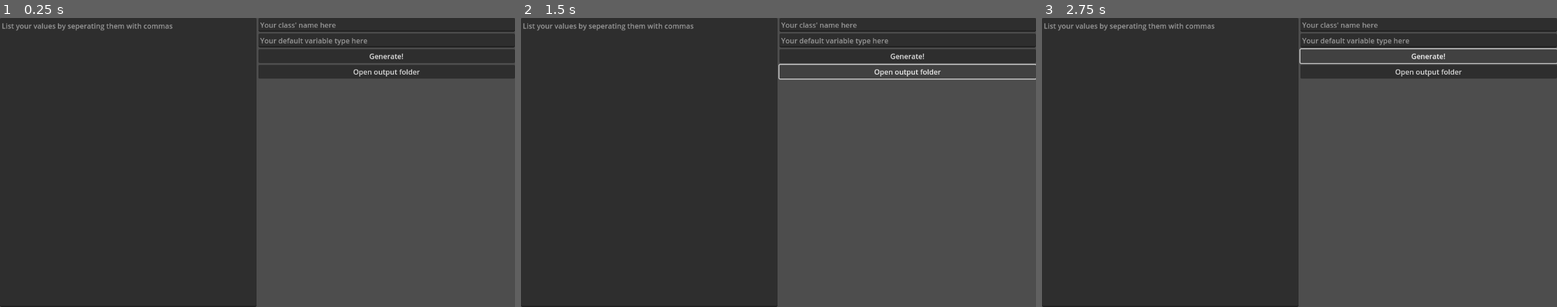
Above: before the commit, frames 1-3 (left to right).
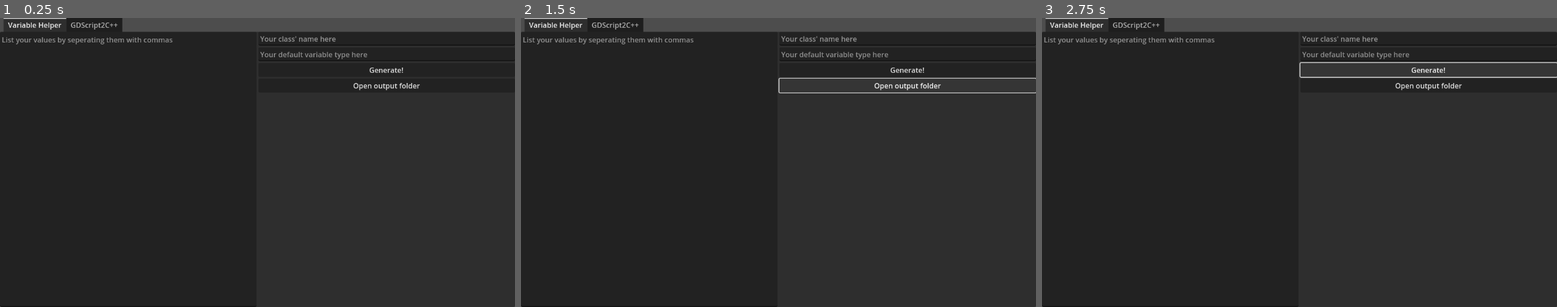
Above: after the commit, the same moments.

Repository: c08oprkiua/ModuleAssistant
Game: Godot game, scene res://scenes/gui.tscn
The game is run twice, just before and just after one commit, with the same random seed, the same clock (stepped at 60 frames per second) and the same inputs. Before the commit the project starts from res://gui.tscn.
Inputs:
- Up to frame 1 (0.25 s): no input
- Up to frame 2 (1.5 s): click "Generate!" at 0.5 s; click "Open output folder" at 1.25 s
- Up to frame 3 (2.75 s): click "Generate!" at 2 s

The runs differ from the first frame. In frame 1, 46% of the frame differs, in the area x 0-100%, y 0-100%; in frame 2, 45%; in frame 3, 47%.
Error after the commit: Invalid access to property or key 'text' on a base object of type 'null instance'. (res://scripts/variable_helper.gd:42)

Commit message:
Beginning to reorganize to add new features
Todo: GDScript to C++ converter for modules

Diff:
--- a/gui.tscn
+++ /dev/null
@@ -1,51 +0,0 @@
-[gd_scene load_steps=2 format=3 uid="uid://d08ymwie64x78"]
-
-[ext_resource type="Script" path="res://gui.gd" id="1_isxt5"]
-
-[node name="Control" type="Control"]
-layout_mode = 3
-anchors_preset = 15
-anchor_right = 1.0
-anchor_bottom = 1.0
-grow_horizontal = 2
-grow_vertical = 2
-script = ExtResource("1_isxt5")
-
-[node name="HBoxContainer" type="HBoxContainer" parent="."]
-layout_mode = 1
-anchors_preset = 15
-anchor_right = 1.0
-anchor_bottom = 1.0
-grow_horizontal = 2
-grow_vertical = 2
-
-[node name="values" type="TextEdit" parent="HBoxContainer"]
-layout_mode = 2
-size_flags_horizontal = 3
-placeholder_text = "List your values by seperating them with commas"
-wrap_mode = 1
-
-[node name="VBoxContainer" type="VBoxContainer" parent="HBoxContainer"]
-layout_mode = 2
-size_flags_horizontal = 3
-
-[node name="class" type="LineEdit" parent="HBoxContainer/VBoxContainer"]
-layout_mode = 2
-placeholder_text = "Your class' name here"
-
-[node name="def_var" type="LineEdit" parent="HBoxContainer/VBoxContainer"]
-layout_mode = 2
-placeholder_text = "Your default variable type here"
-
-[node name="generate" type="Button" parent="HBoxContainer/VBoxContainer"]
-layout_mode = 2
-text = "Generate!"
-
-[node name="output" type="Button" parent="HBoxContainer/VBoxContainer"]
-layout_mode = 2
-text = "Open output folder"
-
-[connection signal="text_changed" from="HBoxContainer/VBoxContainer/class" to="." method="_on_class_text_changed"]
-[connection signal="text_changed" from="HBoxContainer/VBoxContainer/def_var" to="." method="_on_def_var_text_changed"]
-[connection signal="pressed" from="HBoxContainer/VBoxContainer/generate" to="." method="_on_generate_pressed"]
-[connection signal="pressed" from="HBoxContainer/VBoxContainer/output" to="." method="_on_output_pressed"]
--- a/project.godot
+++ b/project.godot
@@ -11,7 +11,8 @@
 [application]
 
 config/name="Module Coding Assistant"
-run/main_scene="res://gui.tscn"
+config/tags=PackedStringArray("gui_tools")
+run/main_scene="res://scenes/gui.tscn"
 config/features=PackedStringArray("4.2", "GL Compatibility")
 config/icon="res://icon.svg"
 
--- /dev/null
+++ b/scenes/gdscript_to_cpp.tscn
@@ -0,0 +1,21 @@
+[gd_scene load_steps=2 format=3 uid="uid://cnphuecmmonpo"]
+
+[ext_resource type="Script" path="res://scripts/gdscript_to_cpp.gd" id="1_wijmm"]
+
+[node name="GDScript2C++" type="VBoxContainer"]
+anchors_preset = 15
+anchor_right = 1.0
+anchor_bottom = 1.0
+grow_horizontal = 2
+grow_vertical = 2
+script = ExtResource("1_wijmm")
+
+[node name="Input" type="Button" parent="."]
+layout_mode = 2
+text = "Pick GDScript file"
+
+[node name="Output" type="Button" parent="."]
+layout_mode = 2
+
+[connection signal="pressed" from="Input" to="." method="_on_input_pressed"]
+[connection signal="pressed" from="Output" to="." method="_on_output_pressed"]
--- /dev/null
+++ b/scenes/gui.tscn
@@ -0,0 +1,27 @@
+[gd_scene load_steps=3 format=3 uid="uid://d08ymwie64x78"]
+
+[ext_resource type="PackedScene" uid="uid://drsuhng36km7e" path="res://scenes/variable_helper.tscn" id="1_lo3s5"]
+[ext_resource type="PackedScene" uid="uid://cnphuecmmonpo" path="res://scenes/gdscript_to_cpp.tscn" id="2_stox0"]
+
+[node name="Control" type="Control"]
+layout_mode = 3
+anchors_preset = 15
+anchor_right = 1.0
+anchor_bottom = 1.0
+grow_horizontal = 2
+grow_vertical = 2
+
+[node name="TabContainer" type="TabContainer" parent="."]
+layout_mode = 1
+anchors_preset = 15
+anchor_right = 1.0
+anchor_bottom = 1.0
+grow_horizontal = 2
+grow_vertical = 2
+
+[node name="Variable Helper" parent="TabContainer" instance=ExtResource("1_lo3s5")]
+layout_mode = 2
+
+[node name="GDScript2C++" parent="TabContainer" instance=ExtResource("2_stox0")]
+visible = false
+layout_mode = 2
--- /dev/null
+++ b/scenes/variable_helper.tscn
@@ -0,0 +1,42 @@
+[gd_scene load_steps=2 format=3 uid="uid://drsuhng36km7e"]
+
+[ext_resource type="Script" path="res://scripts/variable_helper.gd" id="1_njk27"]
+
+[node name="HBoxContainer" type="HBoxContainer"]
+anchors_preset = 15
+anchor_right = 1.0
+anchor_bottom = 1.0
+grow_horizontal = 2
+grow_vertical = 2
+script = ExtResource("1_njk27")
+
+[node name="values" type="TextEdit" parent="."]
+layout_mode = 2
+size_flags_horizontal = 3
+placeholder_text = "List your values by seperating them with commas"
+wrap_mode = 1
+
+[node name="VBoxContainer" type="VBoxContainer" parent="."]
+layout_mode = 2
+size_flags_horizontal = 3
+
+[node name="class" type="LineEdit" parent="VBoxContainer"]
+layout_mode = 2
+placeholder_text = "Your class' name here"
+
+[node name="def_var" type="LineEdit" parent="VBoxContainer"]
+layout_mode = 2
+placeholder_text = "Your default variable type here"
+
+[node name="generate" type="Button" parent="VBoxContainer"]
+layout_mode = 2
+text = "Generate!"
+
+[node name="output" type="Button" parent="VBoxContainer"]
+layout_mode = 2
+text = "Open output folder"
+
+[connection signal="text_changed" from="VBoxContainer/class" to="." method="_on_class_text_changed"]
+[connection signal="text_changed" from="VBoxContainer/def_var" to="." method="_on_def_var_text_changed"]
+[connection signal="pressed" from="VBoxContainer/generate" to="." method="_on_generate_pressed"]
+[connection signal="pressed" from="VBoxContainer/output" to="." method="_on_output_pressed"]
--- /dev/null
+++ b/scripts/gdscript_to_cpp.gd
@@ -0,0 +1,29 @@
+extends VBoxContainer
+
+var filename:String
+var classname:String
+var class_inherits:String
+
+var cppfilestring:String
+
+class var_type:
+	extends Resource
+	var type
+	var name:String = ""
+	var data = null
+
+	func _init(value:Variant):
+		type = type_string(typeof(value))
+		data = value
+
+func _on_input_pressed():
+	pass # Replace with function body.
+
+func handle_variable():
+	var thevar:var_type
+
+func parse_gdscript_func():
+	pass
+
+func _on_output_pressed():
+	pass # Replace with function body.
--- a/gui.gd
+++ b/scripts/variable_helper.gd
@@ -1,4 +1,4 @@
-extends Control
+extends HBoxContainer
 
 var my_values:PackedStringArray #value
 
Not shown, changed: .gitignore
